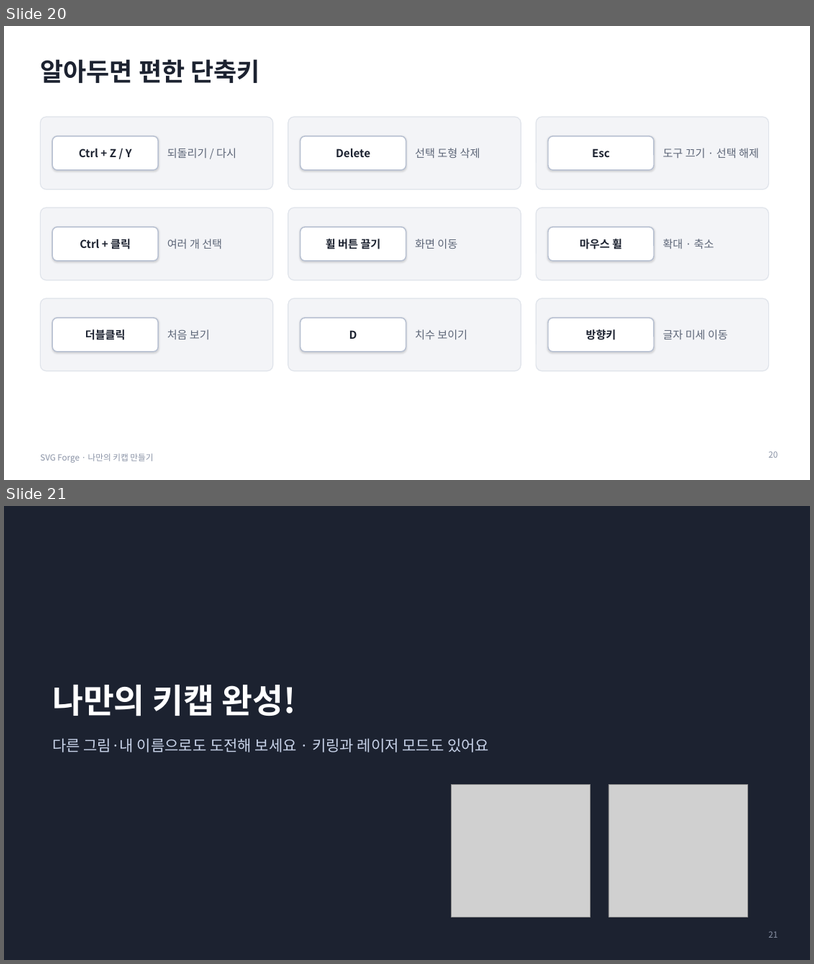
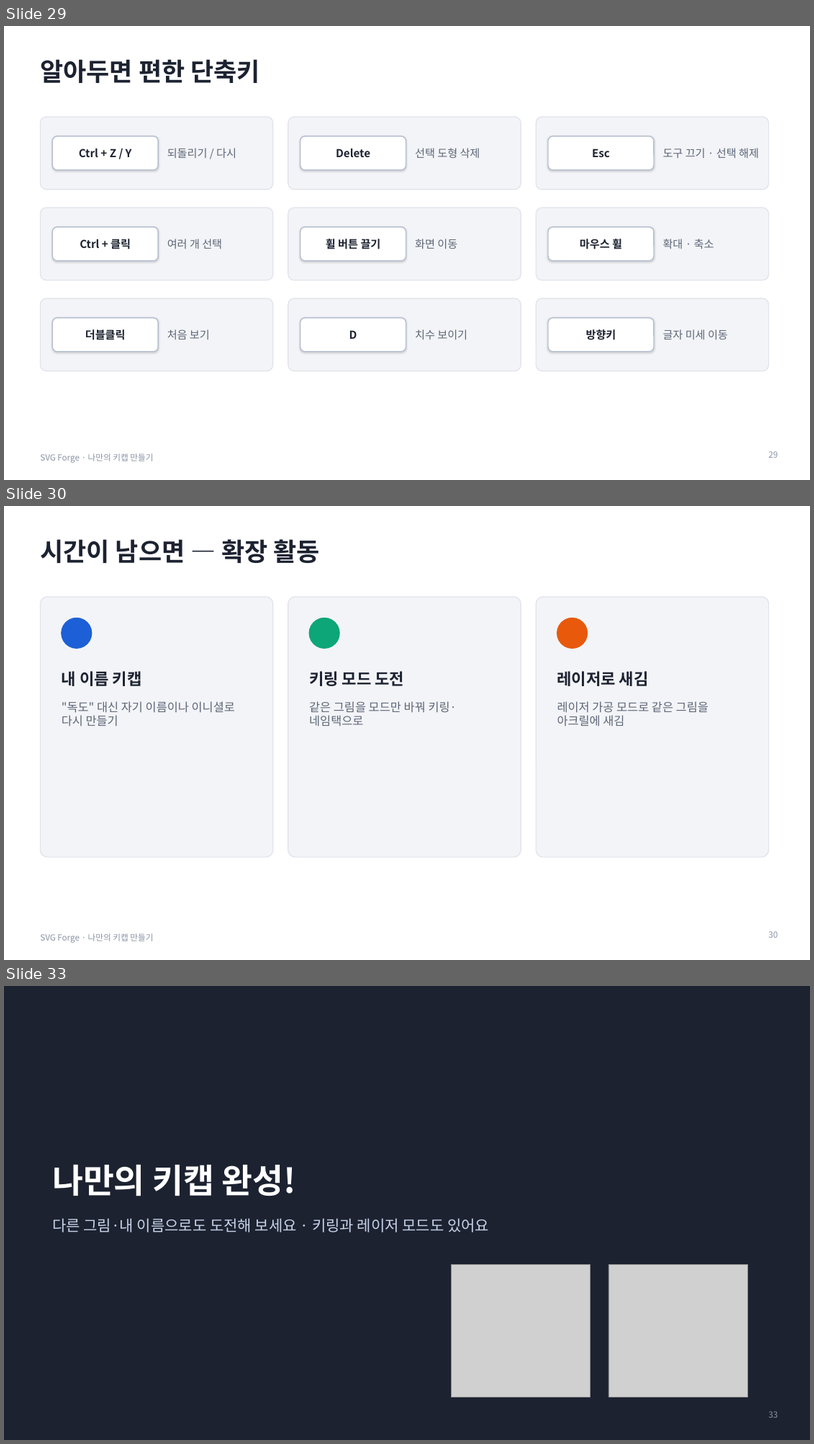
Before and after one commit to boundaryx01-uniquelife/svg-forge-01, a slide deck: docs/education/나만의-키캡-만들기.pptx. Shown one above the other, each under a label of ours: slides 20 and 21 before the commit, slides 29, 30 and 33 after it; the slides between them are not shown. The pictures are 814x964 and 814x1444 pixels, drawn with LibreOffice and Linux fonts; fonts in the diff are those of the drawing; grey boxes stand for pictures. Boxes give left, top, right and bottom in pixels: in the first picture for what was removed or moved away, otherwise in the second. Text is boxed around its words. In the diff, an @@ line names an element or a change of style, - is before the commit and + after.

```diff
--- a/docs/education/나만의-키캡-만들기.pptx
+++ b/docs/education/나만의-키캡-만들기.pptx
@@ slide 30 added at (4,506,810,960), background #FFFFFF; not listed: 1 template element that a slide beside it also shows @@
@@ title added at (40,539,320,563), 30 pt, text #1C2230, bold @@
+시간이 남으면 — 확장 활동
@@ rounded rectangle added at (40,597,273,857), fill #F3F4F7, outline #DFE3EA 1 pt @@
@@ rounded rectangle added at (288,597,521,857), fill #F3F4F7, outline #DFE3EA 1 pt @@
@@ rounded rectangle added at (536,597,769,857), fill #F3F4F7, outline #DFE3EA 1 pt @@
@@ ellipse added at (62,618,92,648), fill #1D5FD6, outline #1D5FD6 1 pt @@
@@ ellipse added at (309,618,340,648), fill #0CA678, outline #0CA678 1 pt @@
@@ ellipse added at (558,618,588,648), fill #E8590C, outline #E8590C 1 pt @@
@@ text added at (62,671,142,686), 19 pt, text #1C2230, bold @@
+내 이름 키캡
@@ text added at (309,671,405,686), 19 pt, text #1C2230, bold @@
+키링 모드 도전
@@ text added at (558,671,649,686), 19 pt, text #1C2230, bold @@
+레이저로 새김
@@ text added at (62,701,235,726), 14 pt, text #5D6678 @@
+"독도" 대신 자기 이름이나 이니셜로 다시 만들기
@@ text added at (309,701,457,726), 14 pt, text #5D6678 @@
+같은 그림을 모드만 바꿔 키링·네임택으로
@@ text added at (558,701,709,726), 14 pt, text #5D6678 @@
+레이저 가공 모드로 같은 그림을 아크릴에 새김
@@ page number added at (769,931,778,937), 10 pt, text #8A93A6 @@
+30
@@ what was slide 20 is now slide 29 @@
@@ what was slide 21 is now slide 33 @@
@@ page number at (769,1411,778,1417): text changed @@
-21
+33
```
Also in this commit, not shown: 1 slide changed, 11 other slides added, 2 other files.
